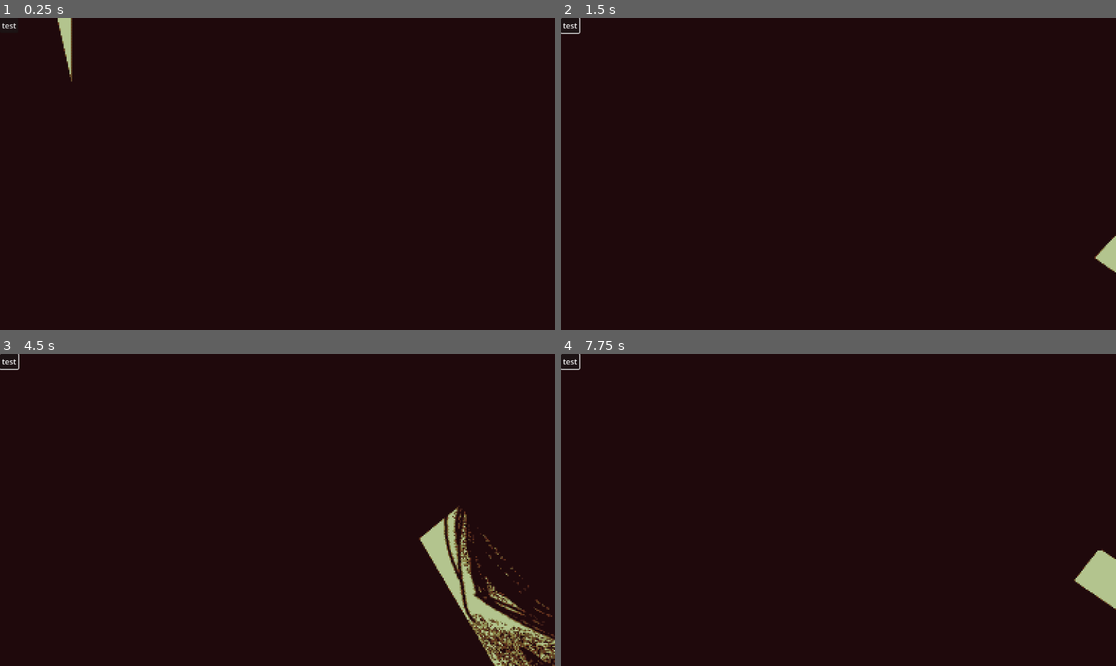
Above: before the commit, frames 1-4 (two rows, left to right).
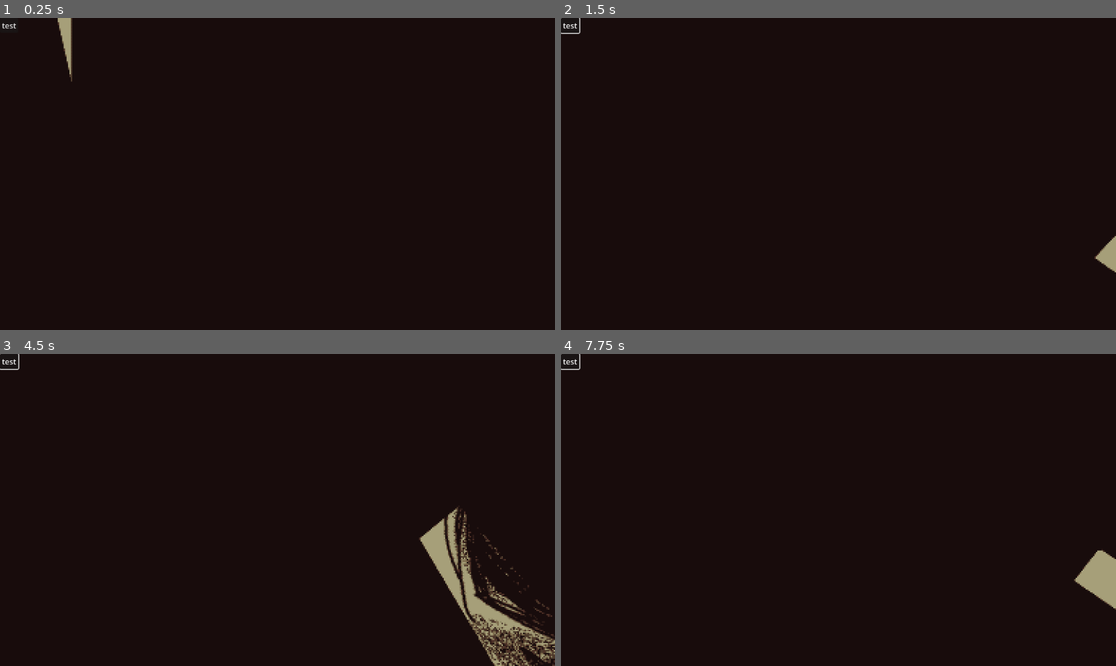
Above: after the commit, the same moments.

Repository: ajud123/screamroulettegame
Game: Godot game, scene res://node_3d.tscn
The game is run twice, just before and just after one commit, with the same random seed, the same clock (stepped at 60 frames per second) and the same inputs.
Inputs (mouse positions are in pixels of both pictures, inside the frame that each line leads up to):
- Up to frame 1 (0.25 s): no input
- Up to frame 2 (1.5 s): click "test" at 0.5 s; tap Enter (ui_accept) at 1.25 s; move the mouse to (866, 174) at 1.27 s; hold W (fwd) from 1.28 s (still down); tap A (l) at 1.35 s
- Up to frame 3 (4.5 s): keep holding W (fwd); tap Enter (ui_accept) at 1.52, 2.27, 2.75, 3.5, 3.77, 4.25 s; tap D (r) at 1.55, 2.1, 3.05, 4.35 s; move the mouse to (249, 510) at 2.02 s; tap A (l) at 2.3, 3.6 s; move the mouse to (288, 503) at 2.77 s; tap S (bck) at 2.85 s; move the mouse to (271, 516) at 3.52 s; move the mouse to (316, 513) at 4.27 s
- Up to frame 4 (7.75 s): keep holding W (fwd); tap Enter (ui_accept) at 4.52, 5.27, 5.75, 6.5, 6.77, 7.52 s; move the mouse to (794, 506) at 5.02 s; tap A (l) at 5.1, 6.8, 7.35 s; move the mouse to (844, 510) at 5.77 s; tap D (r) at 5.85, 7.55 s; move the mouse to (816, 503) at 6.52 s; tap S (bck) at 6.6 s; move the mouse to (866, 510) at 7.27 s

The runs differ from the first frame. In frame 1, 0.2% of the frame differs, in the area x 10-13%, y 0-19%; in frame 2, 0.2%; in frame 3, 1.6%, in the area x 75-100%, y 49-100%; in frame 4, 0.8%.

Commit message:
more colour change stuff

Diff:
--- a/dither/dithermaterial.tres
+++ b/dither/dithermaterial.tres
@@ -1,7 +1,7 @@
 [gd_resource type="ShaderMaterial" load_steps=4 format=3 uid="uid://bl33dmjydykr"]
 
 [ext_resource type="Shader" path="res://dither.gdshader" id="1_5tr78"]
-[ext_resource type="Texture2D" uid="uid://1c68435x6ads" path="res://dither/palette_eeve_modified.png" id="2_b5snw"]
+[ext_resource type="Texture2D" uid="uid://cr0vgbgdrig0u" path="res://dither/palette_eeve_modified2.png" id="2_y2tnc"]
 [ext_resource type="Texture2D" uid="uid://cwnqi63frih3o" path="res://dither/bayer16tile2.png" id="3_635iq"]
 
 [resource]
@@ -11,4 +11,4 @@
 shader_parameter/u_offset = 0.0
 shader_parameter/u_dither_size = 3
 shader_parameter/u_dither_tex = ExtResource("3_635iq")
-shader_parameter/u_color_tex = ExtResource("2_b5snw")
+shader_parameter/u_color_tex = ExtResource("2_y2tnc")
Binary file changed: dither/palette_eeve_modified.png
Binary file added: dither/palette_eeve_modified2.png
Not shown, added: dither/palette_eeve_modified2.png.import
Not shown: 3 places in node_3d.tscn that only renumber resources
